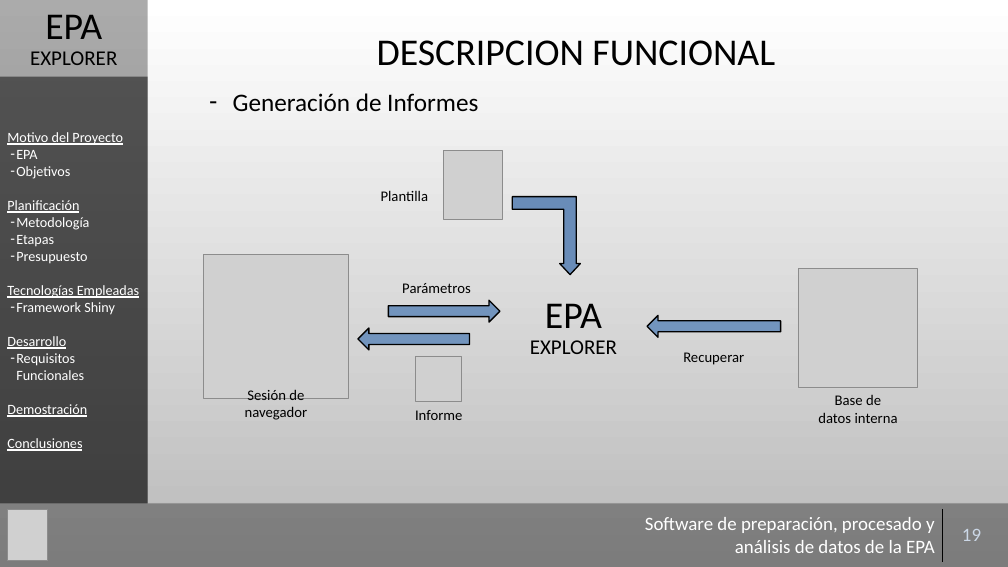
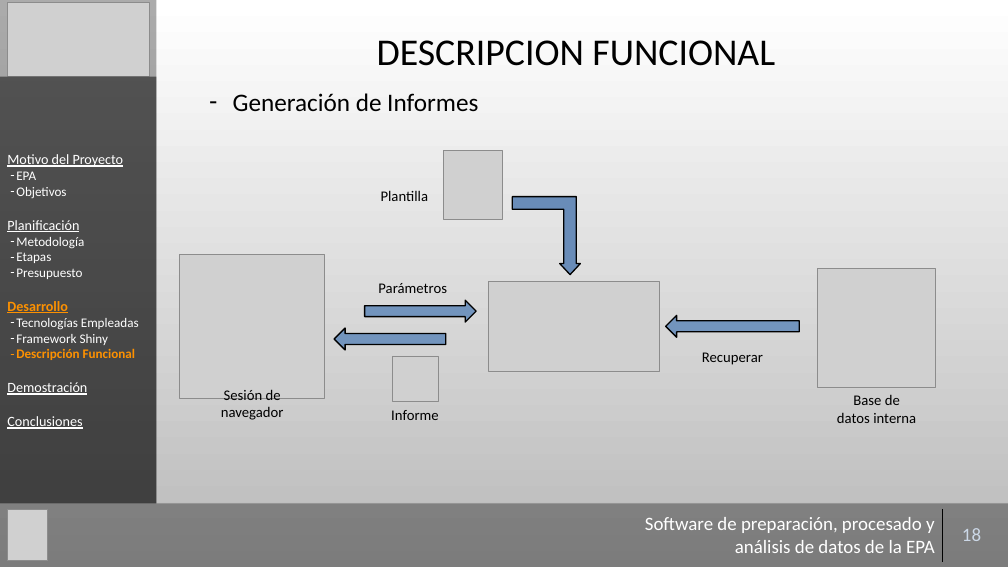
Before and after one commit to Gaulent/epa_explorer, a slide deck: slide 18 of mem/presentacion.pptx (slide 19 before the commit). Drawn at 1008x567 pixels with LibreOffice and Linux fonts; fonts in the diff are those of the drawing; grey boxes stand for pictures; background and template pictures are left out. Boxes give left, top, right and bottom in pixels: in the first picture for what was removed or moved away, otherwise in the second. Text is boxed around its words. In the diff, an @@ line names an element or a change of style, - is before the commit and + after.

```diff
--- a/mem/presentacion.pptx
+++ b/mem/presentacion.pptx
@@ rectangle: place and size @@
-rectangle at box(0, 0, 147, 504)
+rectangle at box(0, 0, 157, 504)
@@ picture added at box(8, 2, 149, 76) @@
@@ text removed at box(30, 15, 117, 65) @@
-EPA
-EXPLORER
@@ rectangle "Motivo del Proyecto": place and size @@
-rectangle "Motivo del Proyecto" at box(0, 76, 147, 503)
+rectangle "Motivo del Proyecto" at box(0, 76, 157, 503)
@@ text in rectangle at box(16, 171, 139, 345): size 13.5 to 12.5 pt in "EPA", "Objetivos", "Metodología", "Etapas" and 3 more places; underline off in "Tecnologías Empleadas"; bullet none to - @@
@@ picture added at box(488, 281, 659, 371) @@
@@ text in rectangle at box(7, 301, 68, 313): paragraph added @@
+Desarrollo
@@ 3 texts, 2 pictures, 2 down arrows: place and size @@
-3 texts, 2 pictures, 2 down arrows at box(203, 254, 500, 420)
+3 texts, 2 pictures, 2 down arrows at box(180, 254, 477, 420)
@@ text removed at box(530, 303, 617, 354) @@
-EPA
-EXPLORER
@@ 2 texts, 1 picture, 1 down arrow: place and size @@
-2 texts, 1 picture, 1 down arrow at box(647, 269, 918, 423)
+2 texts, 1 picture, 1 down arrow at box(665, 269, 936, 423)
@@ text in rectangle at box(16, 349, 136, 360): text changed; size 13.5 to 12.5 pt; text colour #FFFFFF to #FD9101; bold on @@
-Desarrollo
-– Requisitos Funcionales
+– Descripción Funcional
@@ table at box(634, 509, 1001, 562) @@
-row 1, column 2: 19
+row 1, column 2: 18
```
Also in this commit, not shown: 27 other slides changed, 1 slide removed, 1 other file.
